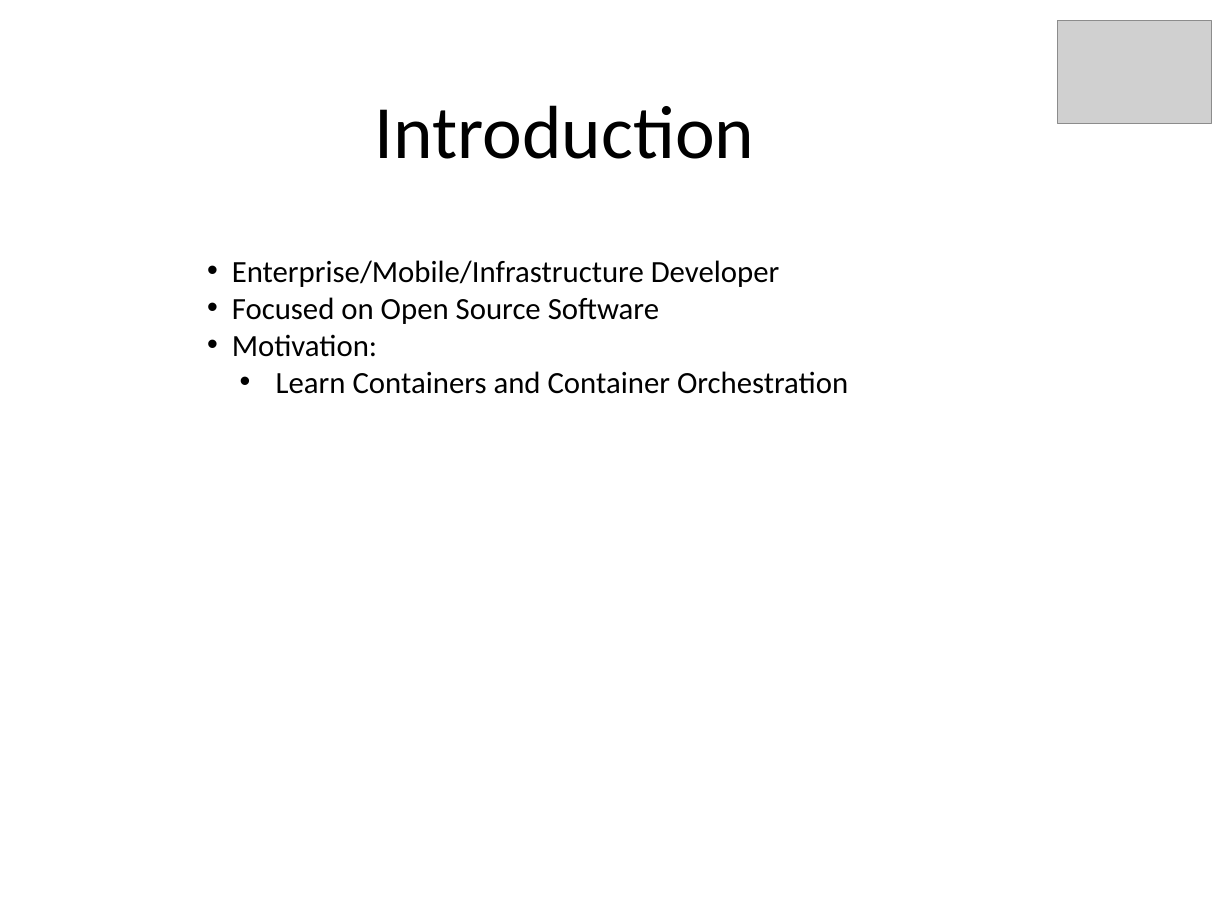
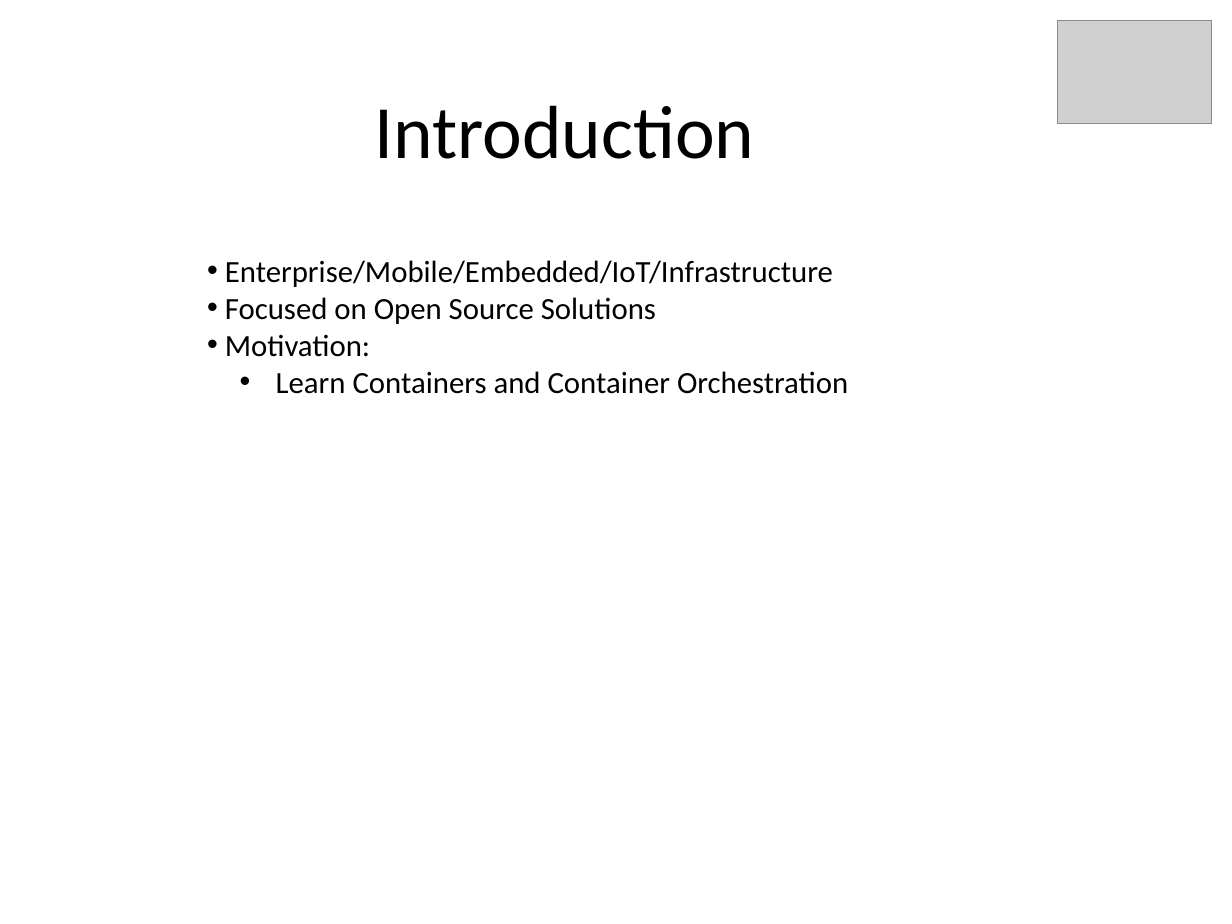
Before and after one commit to kskalvar/kubernetes-aws, a slide deck: slide 2 of docs/Kubernetes-on-AWS-QuickStart.pptx. Drawn at 1232x924 pixels with LibreOffice and Linux fonts; fonts in the diff are those of the drawing; grey boxes stand for pictures. Boxes give left, top, right and bottom in pixels: in the first picture for what was removed or moved away, otherwise in the second. Text is boxed around its words. In the diff, an @@ line names an element or a change of style, - is before the commit and + after.

```diff
--- a/docs/Kubernetes-on-AWS-QuickStart.pptx
+++ b/docs/Kubernetes-on-AWS-QuickStart.pptx
@@ text at [225,260,833,324]: text changed @@
-• Enterprise/Mobile/Infrastructure Developer
-• Focused on Open Source Software
+• Enterprise/Mobile/Embedded/IoT/Infrastructure
+• Focused on Open Source Solutions
```
Also in this commit, not shown: 4 other slides changed, 3 other files.
